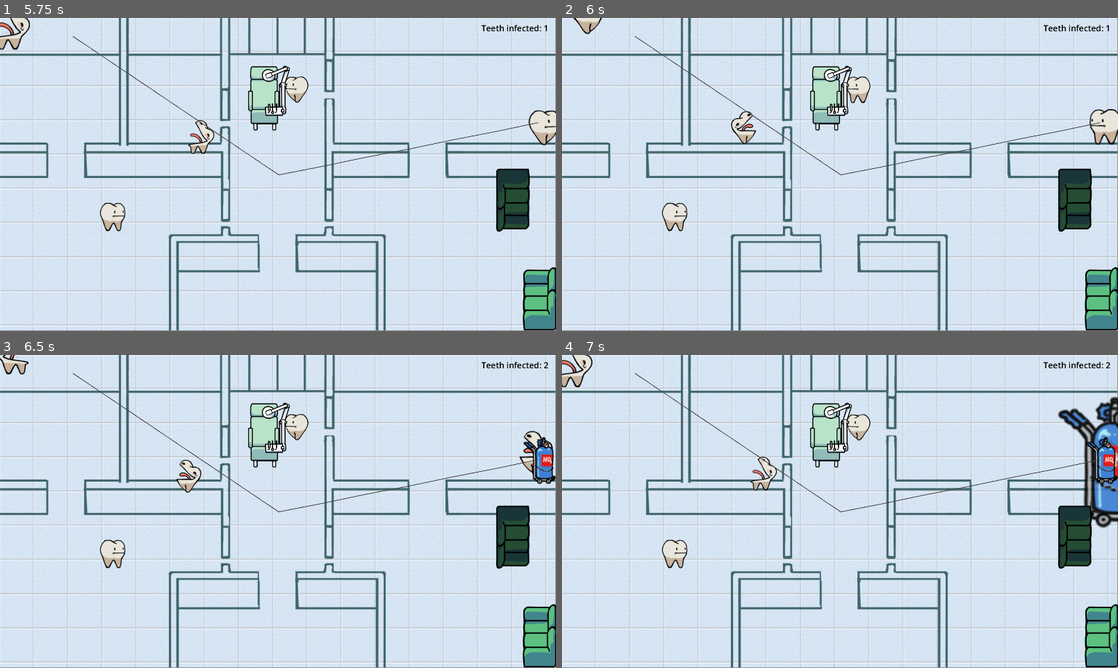
Above: before the commit, frames 1-4 (two rows, left to right).
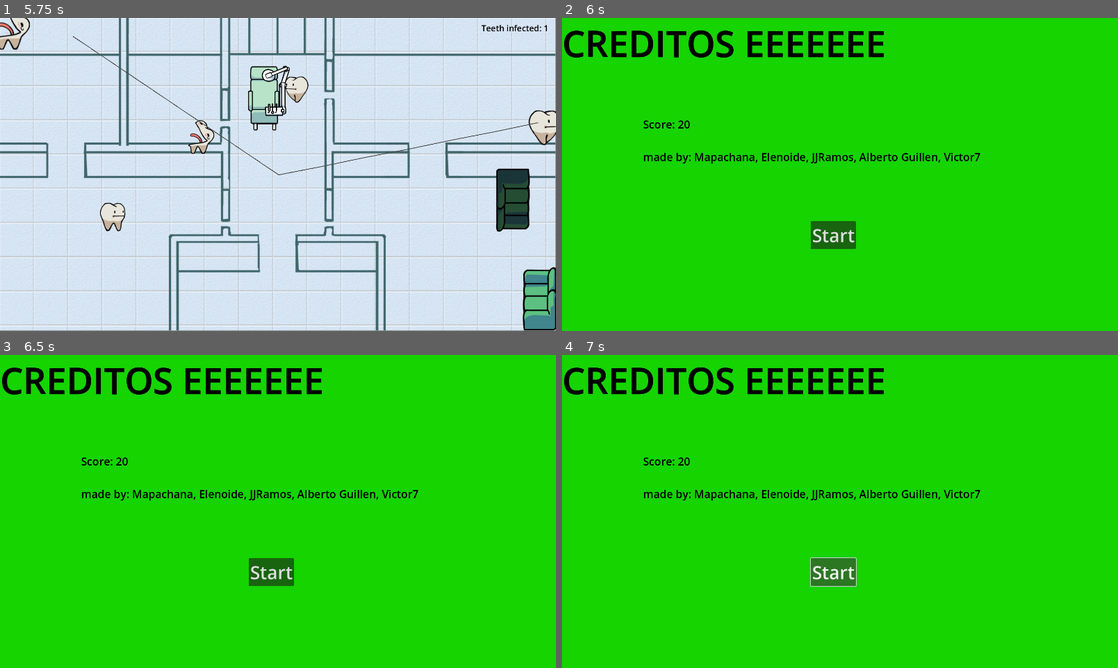
Above: after the commit, the same moments.

Repository: Mapachana/GlobalGameJam2024
Game: Godot game, scene res://escenas/main.tscn
Same seed, same stepped clock (60 frames per second), same inputs: the game is played once before the commit and once after it. This scene is started directly instead of the project's main scene.
Inputs (mouse positions are in pixels of both pictures, inside the frame that each line leads up to):
- Up to frame 1 (5.75 s): drag from (278, 174) to (539, 121) at 0.52 s; drag from (166, 190) to (544, 124) at 1.27 s; move the mouse to (333, 105) at 2.02 s; press the mouse at (333, 105) at 2.03 s; release the mouse at (333, 105) at 2.75 s; drag from (250, 237) to (294, 71) at 2.77 s; move the mouse to (444, 221) at 3.52 s; press the mouse at (444, 221) at 3.53 s; release the mouse at (444, 221) at 4.25 s; drag from (111, 127) to (27, 27) at 4.27 s; move the mouse to (305, 174) at 5.02 s; press the mouse at (305, 174) at 5.03 s
- Up to frame 2 (6 s): release the mouse at (867, 174) at 5.75 s; drag from (756, 96) to (728, 190) at 5.77 s
- Up to frame 3 (6.5 s): no input
- Up to frame 4 (7 s): click (834, 570) at 6.5 s, where only the run after the commit has a clickable "Start"

Frame 1 is identical in both runs. In frame 2, 100% of the frame differs, in the area x 0-100%, y 0-100%; in frame 3, 100%; in frame 4, 100%.

Commit message:
Logica fin partida close #11

Diff:
--- a/default/defecto.gd
+++ b/default/defecto.gd
@@ -4,13 +4,14 @@
 
 var current_scene = null
 
-var puntuacion = 0
+var puntuacion
 
 #signal sumarpunto(punt)
 
 func _ready():
 	var root = get_tree().root
 	current_scene = root.get_child(root.get_child_count() - 1)
+	puntuacion = 0
 
 func sumar_puntuacion():
 	print("SUMOOOOOOOOOOOOOOO")
--- a/escenas/main.gd
+++ b/escenas/main.gd
@@ -22,7 +22,7 @@
 	contador += delta
 
 	if contador >= TIEMPO_MAXIMO:
-		print("FIN DE TIEMPO")
+		Globales.goto_scene("res://escenas/creditos.tscn")
 	pass
 
 func mostrar_puntuacion(punt):
@@ -39,10 +39,8 @@
 		i += 1
 
 	if todos_muertos:
-		print("GANAS")
-		pass
+		Globales.goto_scene("res://escenas/creditos.tscn")
 	else:
-		print("FINNN")
 		contador = 0
 
 
